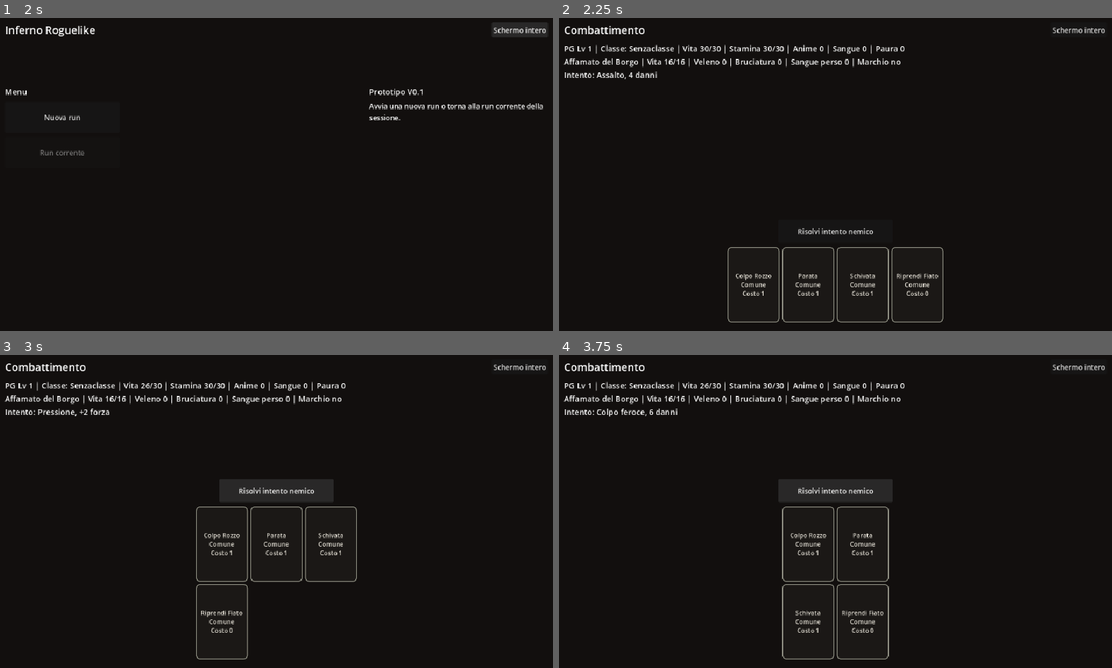
Above: before the commit, frames 1-4 (two rows, left to right).
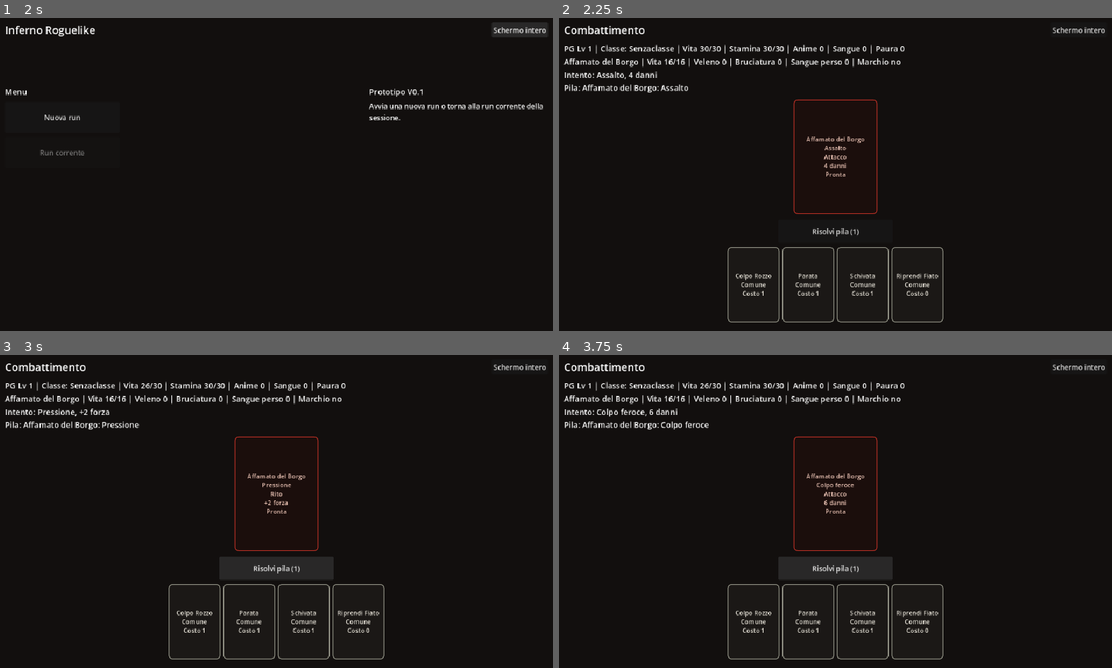
Above: after the commit, the same moments.

Repository: Chivas1504/Gioco
Game: Godot game, scene res://scenes/main.tscn
Two runs of this game, one before a commit and one after it. Both use one fixed random seed, a clock stepped at 60 frames per second and the inputs below.
Inputs:
- Up to frame 1 (2 s): click "Schermo intero" at 0.5 s; click "Finestra" at 1.25 s
- Up to frame 2 (2.25 s): click "Nuova run" at 2 s
- Up to frame 3 (3 s): click "Risolvi intento nemico" (after the commit: "Risolvi pila (1)") at 2.75 s
- Up to frame 4 (3.75 s): click "Risolvi intento nemico" (after the commit: "Risolvi pila (1)") at 3.5 s

Frame 1 is identical in both runs. In frame 2, 1.0% of the frame differs, in the area x 1-58%, y 21-70%; in frame 3, 4.7%, in the area x 1-70%, y 21-98%; in frame 4, 3.9%.

Commit message:
Implementa pila alternata nel combat

Diff:
--- a/scripts/combat/combat_state.gd
+++ b/scripts/combat/combat_state.gd
@@ -5,6 +5,7 @@
 var enemy = {}
 var used_card_ids: Array = []
 var staged_card_ids: Array = []
+var staged_stack: Array = []
 var used_class_bonuses: Array = []
 var guard = 0
 var enemy_strength_bonus = 0
@@ -20,18 +21,23 @@
 var victory = false
 var rewards_claimed = false
 var low_health_fear_triggered = false
+var stack_turn_owner = "player"
+var round_starter = "player"
+var enemy_cards_staged_this_round = 0
 
 func start_combat(p_run_state: RunState, p_enemy: Dictionary) -> void:
 	run_state = p_run_state
 	enemy = p_enemy.duplicate(true)
 	used_card_ids = []
 	staged_card_ids = []
+	staged_stack = []
 	used_class_bonuses = []
 	guard = 0
 	enemy_strength_bonus = 0
 	weakened_next_intent = 0
 	incoming_damage_bonus = 0
 	next_damage_multiplier = 1.0
+	enemy_cards_staged_this_round = 0
 	temporary_cera = 0
 	next_sorcerer_damage_bonus = 0
 	stamina_spent_this_round = 0
@@ -42,6 +48,7 @@
 	rewards_claimed = false
 	low_health_fear_triggered = false
 	_apply_round_start_class_effects([])
+	_start_new_stack_turn([])
 
 
 func current_intent() -> Dictionary:
@@ -63,6 +70,8 @@
 
 func can_play_card(card_id: String) -> bool:
 	if ended:
+		return false
+	if stack_turn_owner != "player":
 		return false
 	if not run_state.loadout.has(card_id):
 		return false
@@ -108,64 +117,106 @@
 	stamina_spent_this_round += cost
 	used_card_ids.append(card_id)
 	staged_card_ids.append(card_id)
+	staged_stack.append({"owner": "player", "card_id": card_id})
 	if used_sorcerer_bonus:
 		used_class_bonuses.append(CardRules.CLASS_SORCERER)
+	var messages = ["Impili %s. Stamina -%d." % [card.get("name", card_id), cost]]
+	_stage_enemy_card(messages)
 	return {
 		"ok": true,
-		"message": "Impili %s. Stamina -%d." % [card.get("name", card_id), cost],
+		"message": " ".join(messages),
 	}
 
 
 func has_staged_cards() -> bool:
-	return not staged_card_ids.is_empty()
+	return not staged_stack.is_empty()
 
 
 func get_staged_card_count() -> int:
-	return staged_card_ids.size()
-
-
-func get_staged_card_ids() -> Array:
-	return staged_card_ids.duplicate()
+	return staged_stack.size()
+
+
+func get_staged_stack_entries() -> Array:
+	return staged_stack.duplicate(true)
+
+
+func get_hand_card_ids() -> Array:
+	var cards: Array = []
+	for card_id in run_state.loadout:
+		if not used_card_ids.has(card_id):
+			cards.append(card_id)
+	return cards
+
+
+func get_hand_card_count() -> int:
+	return get_hand_card_ids().size()
 
 
 func get_staged_card_names() -> Array:
 	var names: Array = []
-	for card_id in staged_card_ids:
-		var card = GameDatabase.get_card(String(card_id))
-		names.append(String(card.get("name", card_id)))
+	for entry in staged_stack:
+		var stack_entry: Dictionary = entry
+		if String(stack_entry.get("owner", "")) == "enemy":
+			var intent: Dictionary = {}
+			if stack_entry.has("intent"):
+				intent = stack_entry["intent"]
+			names.append("%s: %s" % [enemy.get("name", "Nemico"), intent.get("name", "Intento")])
+		else:
+			var card_id = String(stack_entry.get("card_id", ""))
+			var card = GameDatabase.get_card(card_id)
+			names.append(String(card.get("name", card_id)))
 	return names
 
 
 func resolve_staged_cards() -> Dictionary:
 	if ended:
 		return {"ok": false, "message": "Il combattimento e gia finito."}
-	if staged_card_ids.is_empty():
+	if staged_stack.is_empty():
 		return {"ok": false, "message": "Non hai carte nella pila."}
 
-	var stack = staged_card_ids.duplicate()
+	var stack = staged_stack.duplicate(true)
 	staged_card_ids = []
+	staged_stack = []
 	var messages = ["Risolvi la pila dal basso verso l'alto."]
 	var damage_pool = {
 		"damage": 0,
 		"recover_stamina_on_kill": 0,
 		"gain_blood_on_kill": 0,
 	}
+	var incoming_pool = {"damage": 0}
 	var killed_before = int(enemy.get("health", 0)) <= 0
-	for card_id in stack:
-		var card = GameDatabase.get_card(String(card_id))
-		if card.is_empty():
-			continue
-		var level = run_state.get_card_level(String(card_id))
-		var trigger_count = _get_card_trigger_count(card)
-		for trigger_index in range(trigger_count):
-			if trigger_index > 0:
-				messages.append("%s si riattiva." % card.get("name", card_id))
-			else:
-				messages.append("%s si risolve." % card.get("name", card_id))
-			messages.append_array(_apply_card_effects(card, level, damage_pool))
+	for entry in stack:
+		var stack_entry: Dictionary = entry
+		if String(stack_entry.get("owner", "")) == "enemy":
+			_apply_enemy_stack_entry(stack_entry, incoming_pool, messages)
+		else:
+			var card_id = String(stack_entry.get("card_id", ""))
+			var card = GameDatabase.get_card(card_id)
+			if card.is_empty():
+				continue
+			var level = run_state.get_card_level(card_id)
+			var trigger_count = _get_card_trigger_count(card)
+			for trigger_index in range(trigger_count):
+				if trigger_index > 0:
+					messages.append("%s si riattiva." % card.get("name", card_id))
+				else:
+					messages.append("%s si risolve." % card.get("name", card_id))
+				messages.append_array(_apply_card_effects(card, level, damage_pool))
 
 	_apply_damage_pool(damage_pool, killed_before, messages)
+	_apply_incoming_damage_pool(incoming_pool, messages)
 	_check_end_state()
+	if not ended:
+		_apply_end_of_intent_status(messages)
+		_tick_temporary_statuses()
+		var enemy_cards_played = max(1, enemy_cards_staged_this_round)
+		_reset_intent_state()
+		_apply_end_of_round_class_effects(messages)
+		enemy["intent_index"] = int(enemy.get("intent_index", 0)) + enemy_cards_played
+		stamina_spent_this_round = 0
+		_apply_round_start_class_effects(messages)
+		_start_new_stack_turn(messages)
+		_check_end_state()
 	return {"ok": true, "message": " ".join(messages)}
 
 
@@ -428,6 +479,76 @@
 		messages.append("Il bonus Vampiro ti restituisce sangue e vita.")
 
 
+func _start_new_stack_turn(messages: Array) -> void:
+	staged_stack = []
+	staged_card_ids = []
+	enemy_cards_staged_this_round = 0
+	if randi() % 2 == 0:
+		round_starter = "player"
+		stack_turn_owner = "player"
+		if not messages.is_empty():
+			messages.append("Hai l'iniziativa: giochi per primo.")
+	else:
+		round_starter = "enemy"
+		stack_turn_owner = "enemy"
+		_stage_enemy_card(messages)
+
+
+func _stage_enemy_card(messages: Array) -> void:
+	if ended:
+		return
+	var intent = _get_enemy_stack_intent()
+	if intent.is_empty():
+		stack_turn_owner = "player"
+		return
+	staged_stack.append({"owner": "enemy", "intent": intent})
+	enemy_cards_staged_this_round += 1
+	stack_turn_owner = "player"
+	if not messages.is_empty():
+		messages.append("%s impila %s." % [enemy.get("name", "Nemico"), intent.get("name", "Intento")])
+
+
+func _get_enemy_stack_intent() -> Dictionary:
+	var intents = enemy.get("intents", [])
+	if intents.is_empty():
+		return {}
+	var index = int(enemy.get("intent_index", 0)) + enemy_cards_staged_this_round
+	return intents[index % intents.size()].duplicate(true)
+
+
+func _apply_enemy_stack_entry(entry: Dictionary, incoming_pool: Dictionary, messages: Array) -> void:
+	var intent: Dictionary = {}
+	if entry.has("intent"):
+		intent = entry["intent"]
+	var intent_name = String(intent.get("name", "Intento"))
+	if intent.get("kind") == "attack":
+		var incoming = int(intent.get("damage", 0)) + enemy_strength_bonus + incoming_damage_bonus
+		incoming = max(0, incoming - enemy_card_cost_tax)
+		incoming = max(0, incoming - weakened_next_intent)
+		if ghost_phase_available and incoming > 0:
+			ghost_phase_available = false
+			messages.append("%s ti attraversa: il bonus Fantasma evita questo attacco." % intent_name)
+		else:
+			incoming_pool["damage"] = int(incoming_pool.get("damage", 0)) + incoming
+			messages.append("%s prepara %d danni." % [intent_name, incoming])
+	elif intent.get("kind") == "buff":
+		var strength = max(0, int(intent.get("strength", 0)) - enemy_card_cost_tax)
+		enemy_strength_bonus += strength
+		messages.append("%s: il nemico diventa piu feroce di %d." % [intent_name, strength])
+
+
+func _apply_incoming_damage_pool(incoming_pool: Dictionary, messages: Array) -> void:
+	var incoming = int(incoming_pool.get("damage", 0))
+	if incoming <= 0:
+		return
+	var blocked = min(guard, incoming)
+	incoming -= blocked
+	incoming = ceili(float(incoming) * next_damage_multiplier)
+	run_state.health = max(0, run_state.health - incoming)
+	messages.append("La pila nemica infligge %d danni in un unico colpo, %d bloccati." % [incoming, blocked])
+	_check_low_health_fear(messages)
+
+
 func _apply_end_of_intent_status(messages: Array) -> void:
 	var poison = int(enemy.get("poison", 0))
 	if poison > 0:
@@ -490,11 +611,13 @@
 func _reset_intent_state() -> void:
 	used_card_ids = []
 	staged_card_ids = []
+	staged_stack = []
 	used_class_bonuses = []
 	guard = 0
 	weakened_next_intent = 0
 	incoming_damage_bonus = 0
 	next_damage_multiplier = 1.0
+	enemy_cards_staged_this_round = 0
 
 
 func _check_end_state() -> void:
--- a/scripts/main.gd
+++ b/scripts/main.gd
@@ -332,7 +332,8 @@
 		if combat_state.has_staged_cards():
 			end_intent_button.text = "Risolvi pila (%d)" % combat_state.get_staged_card_count()
 		else:
-			end_intent_button.text = "Risolvi intento nemico"
+			end_intent_button.text = "Gioca una carta"
+			end_intent_button.disabled = true
 		cards_title.visible = false
 		action_scroll.visible = false
 		log_label.visible = false
@@ -405,7 +406,7 @@
 	for child in card_grid.get_children():
 		child.queue_free()
 
-	for card_id in run_state.loadout:
+	for card_id in combat_state.get_hand_card_ids():
 		var card = GameDatabase.get_card(card_id)
 		var button = Button.new()
 		var cost = combat_state.get_card_cost_for_current_intent(card_id)
@@ -432,7 +433,7 @@
 	center.set_anchors_preset(Control.PRESET_FULL_RECT)
 	hand_spacer.add_child(center)
 
-	var staged_cards = combat_state.get_staged_card_ids()
+	var staged_cards = combat_state.get_staged_stack_entries()
 	var stack_board = Control.new()
 	stack_board.custom_minimum_size = Vector2(
 		CARD_WIDTH + STACK_CARD_OFFSET.x * max(0, staged_cards.size() - 1),
@@ -441,8 +442,7 @@
 	center.add_child(stack_board)
 
 	for index in range(staged_cards.size()):
-		var card_id = String(staged_cards[index])
-		var card = GameDatabase.get_card(card_id)
+		var entry: Dictionary = staged_cards[index]
 		var stack_card = Button.new()
 		stack_card.custom_minimum_size = Vector2(CARD_WIDTH, CARD_HEIGHT)
 		stack_card.size = Vector2(CARD_WIDTH, CARD_HEIGHT)
@@ -450,8 +450,14 @@
 		stack_card.z_index = index
 		stack_card.focus_mode = Control.FOCUS_NONE
 		stack_card.mouse_filter = Control.MOUSE_FILTER_IGNORE
-		stack_card.text = _get_card_display_text(card_id, "in pila", "Pronta")
-		_apply_card_button_style(stack_card, card)
+		if String(entry.get("owner", "")) == "enemy":
+			stack_card.text = _get_enemy_stack_card_display_text(entry)
+			_apply_enemy_stack_card_style(stack_card)
+		else:
+			var card_id = String(entry.get("card_id", ""))
+			var card = GameDatabase.get_card(card_id)
+			stack_card.text = _get_card_display_text(card_id, "in pila", "Pronta")
+			_apply_card_button_style(stack_card, card)
 		stack_board.add_child(stack_card)
 
 
@@ -857,6 +863,26 @@
 		_rarity_label(card.get("rarity", "")),
 		cost,
 	]
+
+
+func _get_enemy_stack_card_display_text(entry: Dictionary) -> String:
+	var intent: Dictionary = {}
+	if entry.has("intent"):
+		intent = entry["intent"]
+	var intent_name = String(intent.get("name", "Intento"))
+	if intent.get("kind") == "attack":
+		return "%s\n%s\nAttacco\n%d danni\nPronta" % [
+			enemy_label.text.split("|")[0].strip_edges(),
+			intent_name,
+			int(intent.get("damage", 0)),
+		]
+	if intent.get("kind") == "buff":
+		return "%s\n%s\nRito\n+%d forza\nPronta" % [
+			enemy_label.text.split("|")[0].strip_edges(),
+			intent_name,
+			int(intent.get("strength", 0)),
+		]
+	return "%s\n%s\nIntento\nPronta" % [enemy_label.text.split("|")[0].strip_edges(), intent_name]
 
 
 func _format_staged_stack() -> String:
@@ -913,6 +939,29 @@
 	button.add_theme_font_size_override("font_size", 14)
 
 
+func _apply_enemy_stack_card_style(button: Button) -> void:
+	button.size_flags_horizontal = Control.SIZE_SHRINK_CENTER
+	button.add_theme_stylebox_override("normal", _make_enemy_stack_card_style(0.10, 2))
+	button.add_theme_stylebox_override("hover", _make_enemy_stack_card_style(0.13, 3))
+	button.add_theme_stylebox_override("pressed", _make_enemy_stack_card_style(0.075, 3))
+	button.add_theme_stylebox_override("disabled", _make_enemy_stack_card_style(0.085, 2))
+	button.add_theme_color_override("font_color", Color(0.94, 0.78, 0.72))
+	button.add_theme_font_size_override("font_size", 14)
+
+
+func _make_enemy_stack_card_style(shade: float, border_width: int) -> StyleBoxFlat:
+	var style = StyleBoxFlat.new()
+	style.bg_color = Color(shade * 1.05, shade * 0.55, shade * 0.48)
+	style.border_color = Color(0.70, 0.18, 0.14)
+	style.set_border_width_all(border_width)
+	style.set_corner_radius_all(8)
+	style.content_margin_left = 10
+	style.content_margin_top = 10
+	style.content_margin_right = 10
+	style.content_margin_bottom = 10
+	return style
+
+
 func _make_card_button_style(rarity: String, shade: float, border_width: int) -> StyleBoxFlat:
 	var style = StyleBoxFlat.new()
 	style.bg_color = Color(shade, shade * 0.92, shade * 0.82)
@@ -1314,7 +1363,7 @@
 	if combat_state.has_staged_cards():
 		result = combat_state.resolve_staged_cards()
 	else:
-		result = combat_state.resolve_enemy_intent()
+		result = {"message": "Prima gioca una carta o aspetta che il nemico entri nella pila."}
 	_push_log(result.get("message", ""))
 	if combat_state.ended and combat_state.victory:
 		_push_log("Il nemico cade.")
@@ -1535,12 +1584,4 @@
 
 
 func _get_combat_card_columns() -> int:
-	var available_width = card_grid.size.x
-	if available_width < 240.0:
-		available_width = get_viewport_rect().size.x - 96.0
-	var columns = floori(available_width / float(HAND_CARD_WIDTH + 12))
-	if columns < 1:
-		columns = 1
-	if columns > HAND_CARD_COLUMNS:
-		columns = HAND_CARD_COLUMNS
-	return columns
+	return max(1, combat_state.get_hand_card_count())
